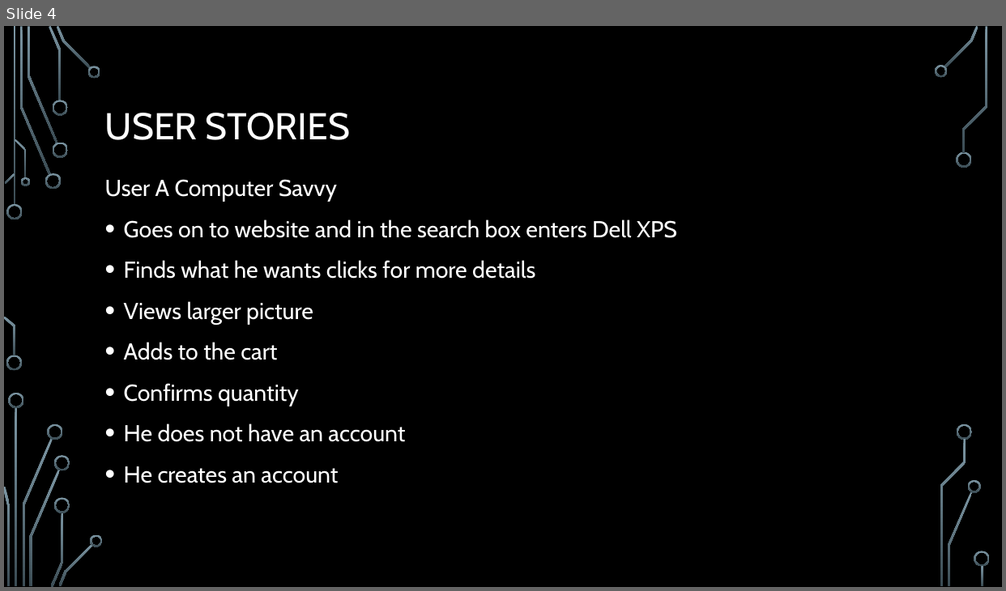
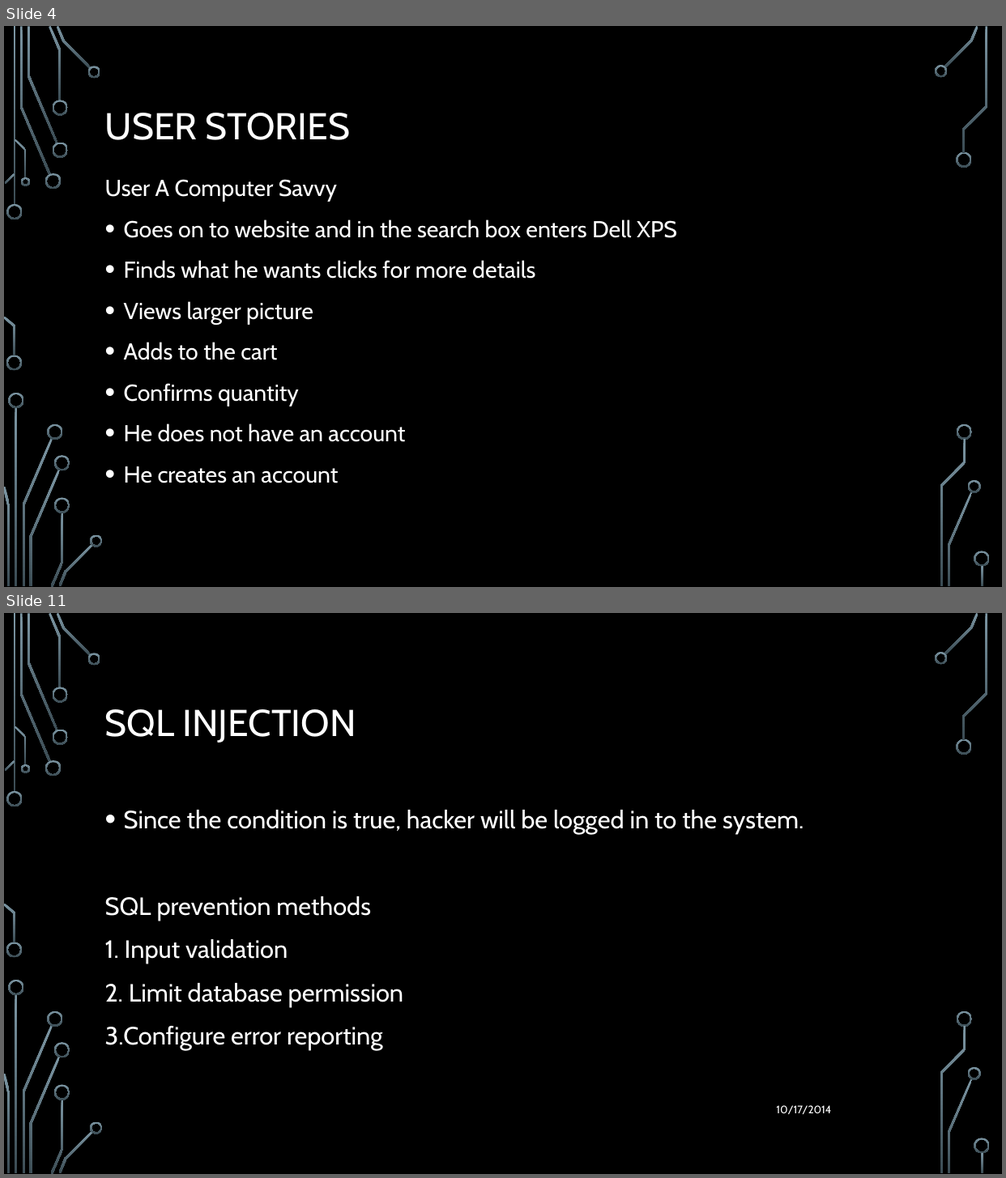
Before and after one commit to KBarros2014/TEAMB, a slide deck: site/Presentation doc/Php assignment.pptx. Shown one above the other, each under a label of ours: slide 4 before the commit, slides 4 and 11 after it; the slides between them are not shown. The pictures are 1006x591 and 1006x1178 pixels, drawn with LibreOffice and Linux fonts; fonts in the diff are those of the drawing; background and template pictures are left out. Boxes give left, top, right and bottom in pixels: in the first picture for what was removed or moved away, otherwise in the second. Text is boxed around its words. In the diff, an @@ line names an element or a change of style, - is before the commit and + after.

```diff
--- a/site/Presentation doc/Php assignment.pptx
+++ b/site/Presentation doc/Php assignment.pptx
@@ slide 11 added at [4,613,1002,1174], background picture (left out); not listed: 36 template elements that a slide beside it also shows @@
@@ title added at [105,709,356,743], 36 pt, text #FFFFFF @@
+SQL INJECTION
@@ text added at [105,810,803,1050], 24 pt, text #FFFFFF @@
+• Since the condition is true, hacker will be logged in to the system.
+SQL prevention methods
+1. Input validation
+2. Limit database permission
+3.Configure error reporting
@@ text added at [776,1105,831,1114], 10.5 pt, text #FFFFFF @@
+10/17/2014
```
Also in this commit, not shown: 4 slides changed, 13 other slides added, 3 slides removed, 1 other file.
